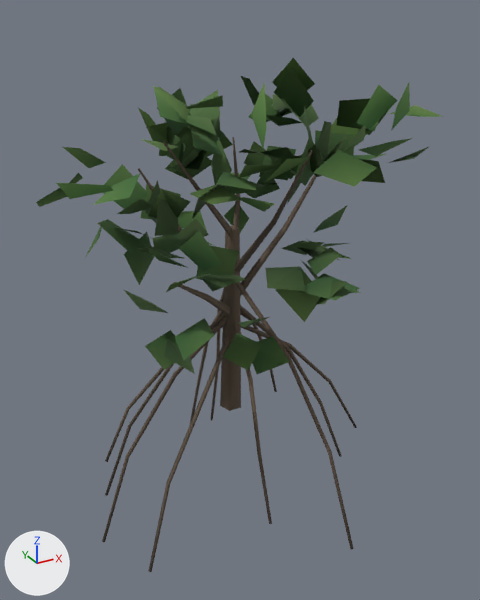
The glTF model public/ark/assets/v1/trees/mangrove-a.lod2.glb: old version first, new version second.
The view is the same before and after, from a camera (50 mm lens) standing at (-4.33, -8.18, 7.01) and looking at (-0.14, -0.56, 3.21). The lights are fixed; the arrows at lower left show +X, +Y and +Z. The older version comes first.
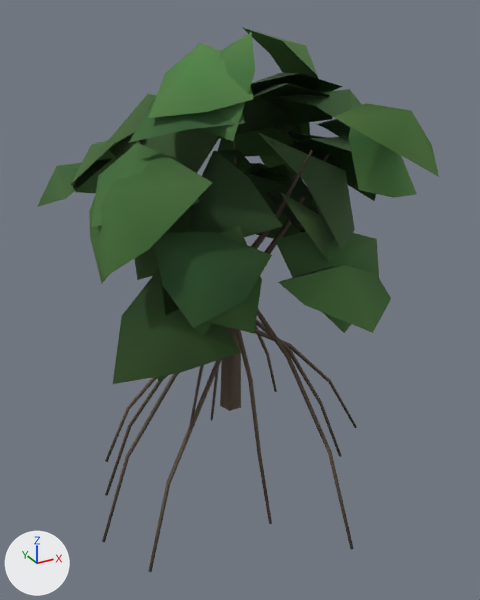
What differs and where, as boxes (x1, y1, x2, y2) in the pictures (480 x 600 px):
'Mesh_0', reshaped (6% taller): before (36, 58, 443, 572); after (37, 27, 439, 572)
part 1 of me_mesh_0, deleted (green): before (36, 58, 443, 374)
part 2 of me_mesh_0, built on: before (162, 140, 232, 236); after (37, 27, 439, 384)

The change in detail:
me_mesh_0 is used by ob_mesh_0; location (0.0, 0.0, 0.0).
me_mesh_0 had 727 vertices, 600 faces and spanned x -2.7..2.58, y -2.52..1.85, z -0.21..6.39.
me_mesh_0 now has 517 vertices, 595 faces and spans x -2.47..2.58, y -3.11..1.96, z -0.21..6.77.
me_mesh_0 part 1: 127 loose pieces with 508 vertices, spanning x -2.7..2.42, y -2.52..1.85, z 2.57..6.39, are deleted.
me_mesh_0 part 2: 10 vertices removed from x -1.17..0.06, y -0.46..0.0, z 3.95..5.52; 308 vertices added at x -2.42..2.55, y -3.11..1.96, z 2.47..6.77.
